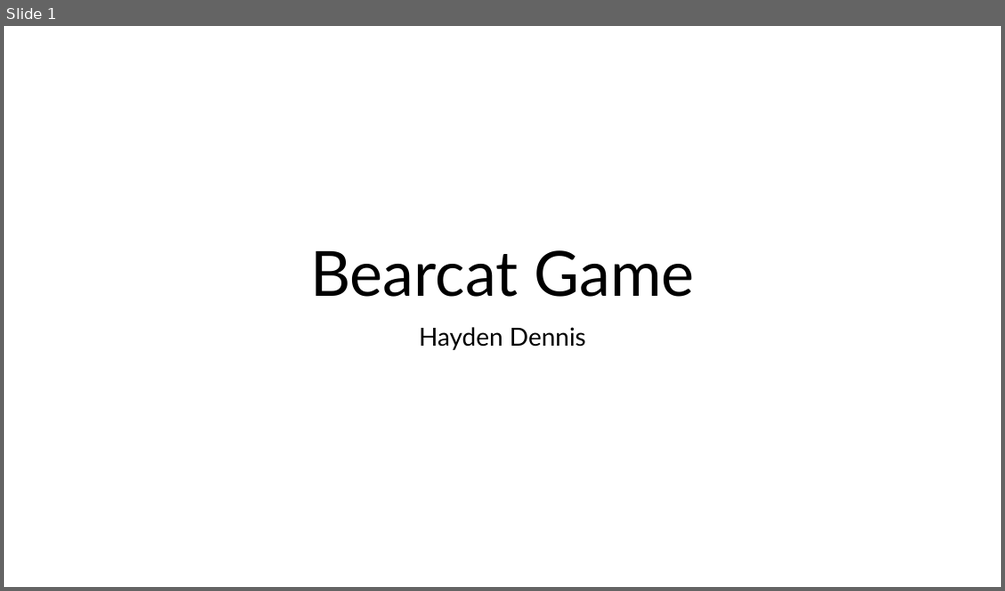
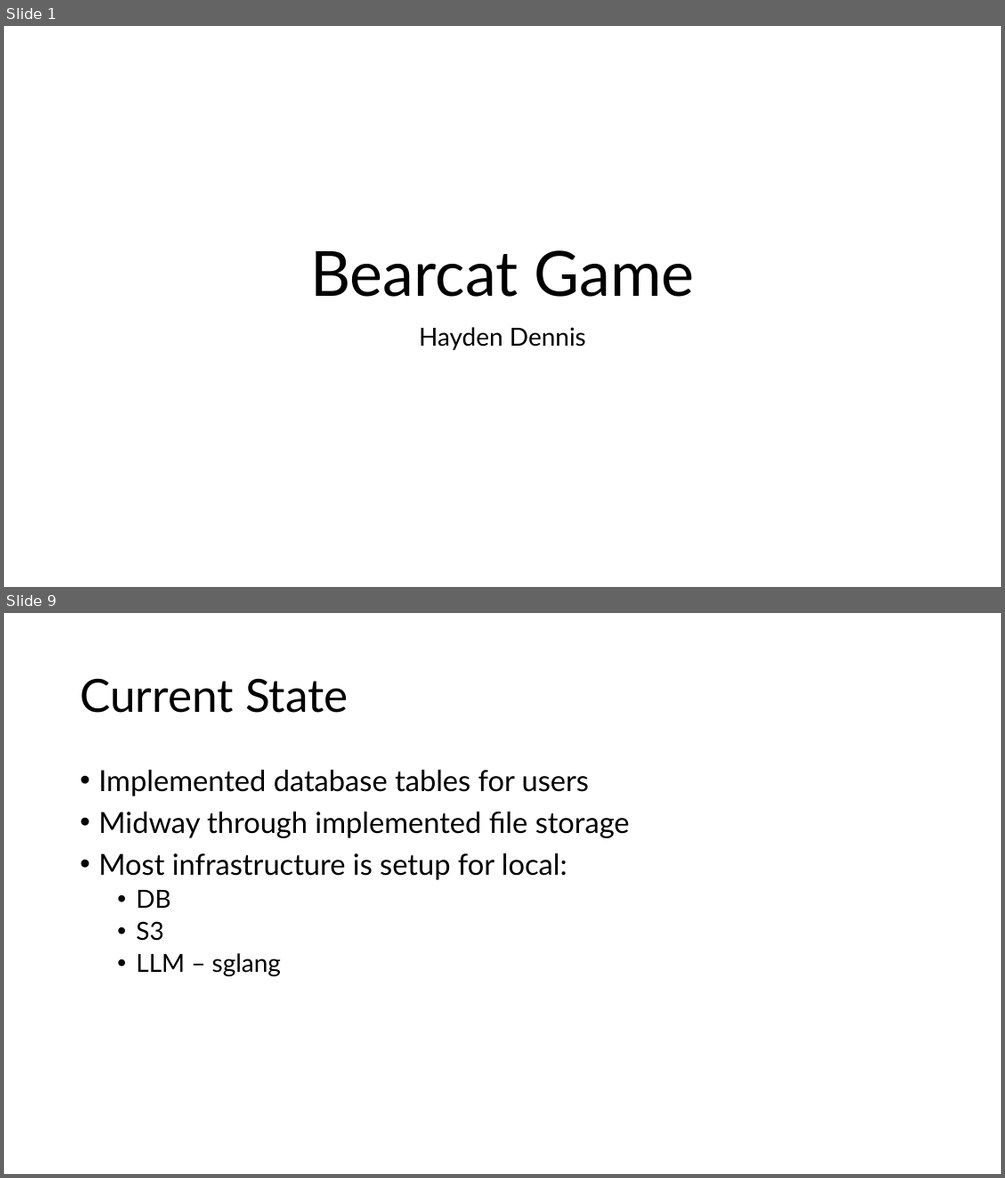
Before and after one commit to HDTHREE/bintrong_game, a slide deck: design_presentation.pptx. Shown one above the other, each under a label of ours: slide 1 before the commit, slides 1 and 9 after it; the slides between them are not shown. The pictures are 1005x591 and 1005x1178 pixels, drawn with LibreOffice and Linux fonts; fonts in the diff are those of the drawing. Boxes give left, top, right and bottom in pixels: in the first picture for what was removed or moved away, otherwise in the second. Text is boxed around its words. In the diff, an @@ line names an element or a change of style, - is before the commit and + after.

```diff
--- a/design_presentation.pptx
+++ b/design_presentation.pptx
@@ slide 9 added at bbox=[4, 613, 1001, 1174], background #FFFFFF @@
@@ title added at bbox=[80, 678, 348, 713], 44 pt, text #000000 @@
+Current State
@@ text added at bbox=[98, 770, 630, 976], 28 pt, text #000000 @@
+• Implemented database tables for users
+• Midway through implemented file storage
+• Most infrastructure is setup for local:
+  • DB
+  • S3
+  • LLM – sglang
```
Also in this commit, not shown: 4 slides changed, 4 other slides added, 3 slides removed, 1 other file.
